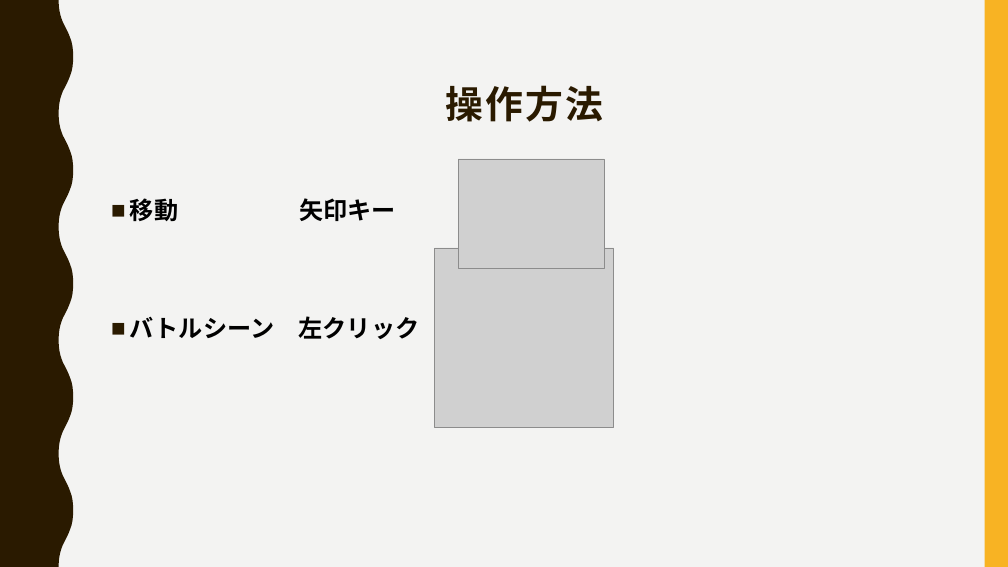
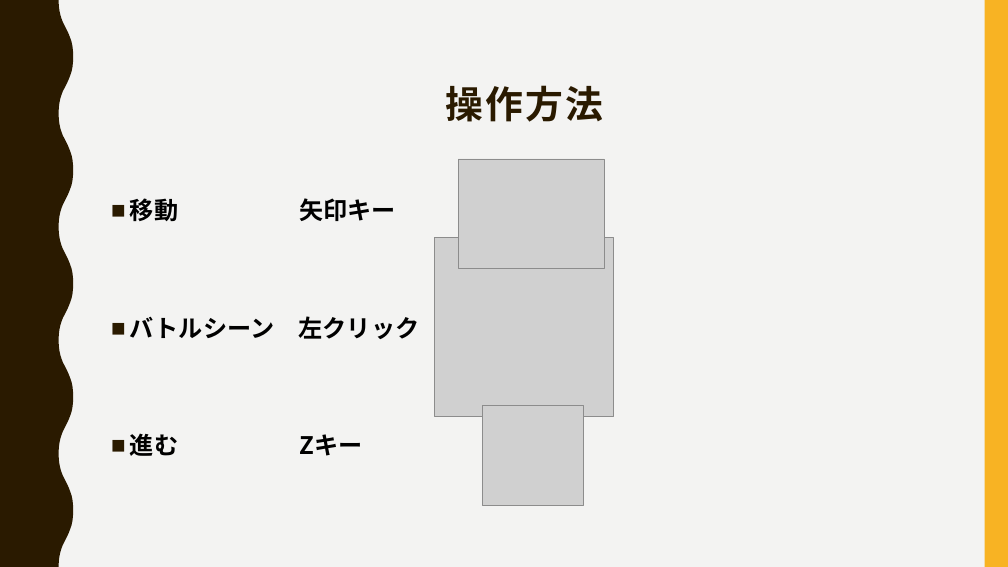
Before and after one commit to otowq/sologame, a slide deck: slide 2 of プレゼン.pptx. Drawn at 1008x567 pixels with LibreOffice and Linux fonts; fonts in the diff are those of the drawing; grey boxes stand for pictures. Boxes give left, top, right and bottom in pixels: in the first picture for what was removed or moved away, otherwise in the second. Text is boxed around its words. In the diff, an @@ line names an element or a change of style, - is before the commit and + after.

```diff
--- a/プレゼン.pptx
+++ b/プレゼン.pptx
@@ picture: place and size @@
-picture at bbox=[435, 248, 614, 427]
+picture at bbox=[435, 237, 614, 417]
@@ picture added at bbox=[482, 405, 583, 506] @@
@@ text at bbox=[130, 433, 362, 456]: paragraph added @@
+■ 進む Zキー
```
Also in this commit, not shown: 1 other slide changed, 1 slide added, 7 other files.
